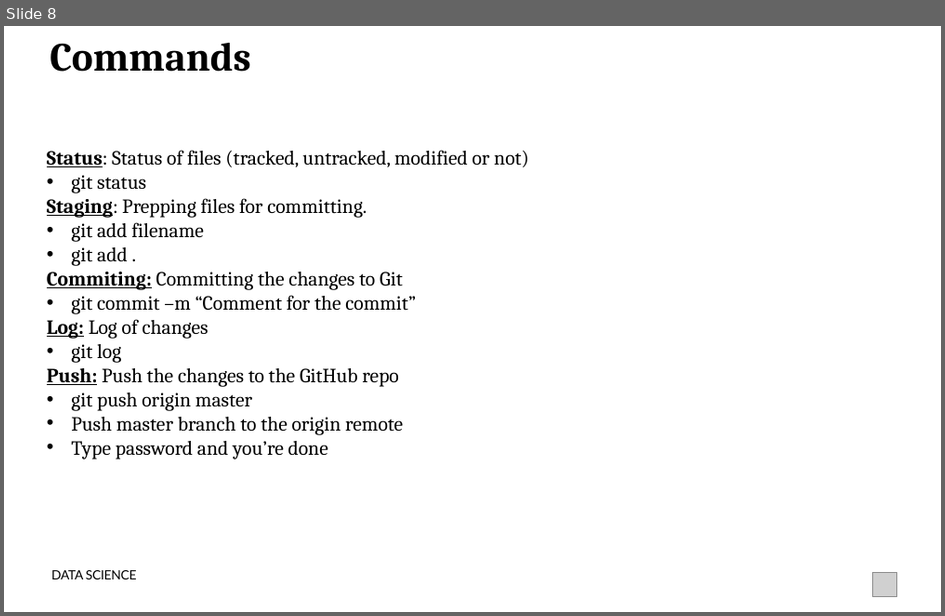
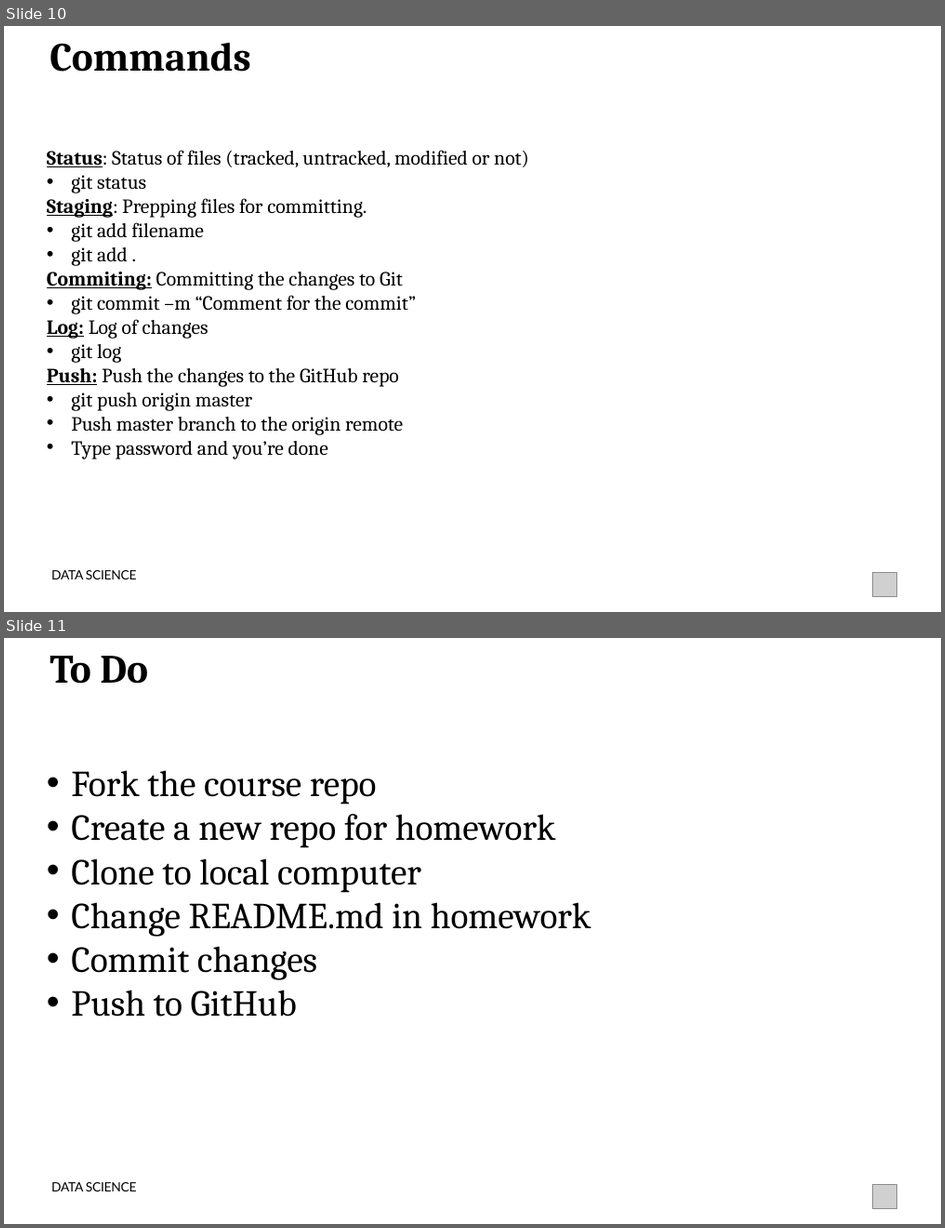
Before and after one commit to ejalonas/DAT_ATL_15, a slide deck: Lectures/VCS_Git_GitHub.pptx. Shown one above the other, each under a label of ours: slide 8 before the commit, slides 10 and 11 after it. The pictures are 945x616 and 945x1228 pixels, drawn with LibreOffice and Linux fonts; fonts in the diff are those of the drawing; grey boxes stand for pictures. Boxes give left, top, right and bottom in pixels: in the first picture for what was removed or moved away, otherwise in the second. Text is boxed around its words. In the diff, an @@ line names an element or a change of style, - is before the commit and + after.

```diff
--- a/Lectures/VCS_Git_GitHub.pptx
+++ b/Lectures/VCS_Git_GitHub.pptx
@@ slide 11 added at (x1=4, y1=638, x2=941, y2=1224), background #FFFFFF @@
@@ text added at (x1=50, y1=656, x2=148, y2=684), 44 pt, text #000000, bold @@
+To Do
@@ text added at (x1=71, y1=770, x2=592, y2=1017), 40 pt, text #000000 @@
+• Fork the course repo
+• Create a new repo for homework
+• Clone to local computer
+• Change README.md in homework
+• Commit changes
+• Push to GitHub
@@ text added at (x1=51, y1=1182, x2=137, y2=1191), 14 pt, text #000000 @@
+DATA SCIENCE
@@ picture added at (x1=873, y1=1185, x2=897, y2=1208) @@
@@ what was slide 8 is now slide 10 @@
```
Also in this commit, not shown: 1 slide changed, 2 other slides added.
